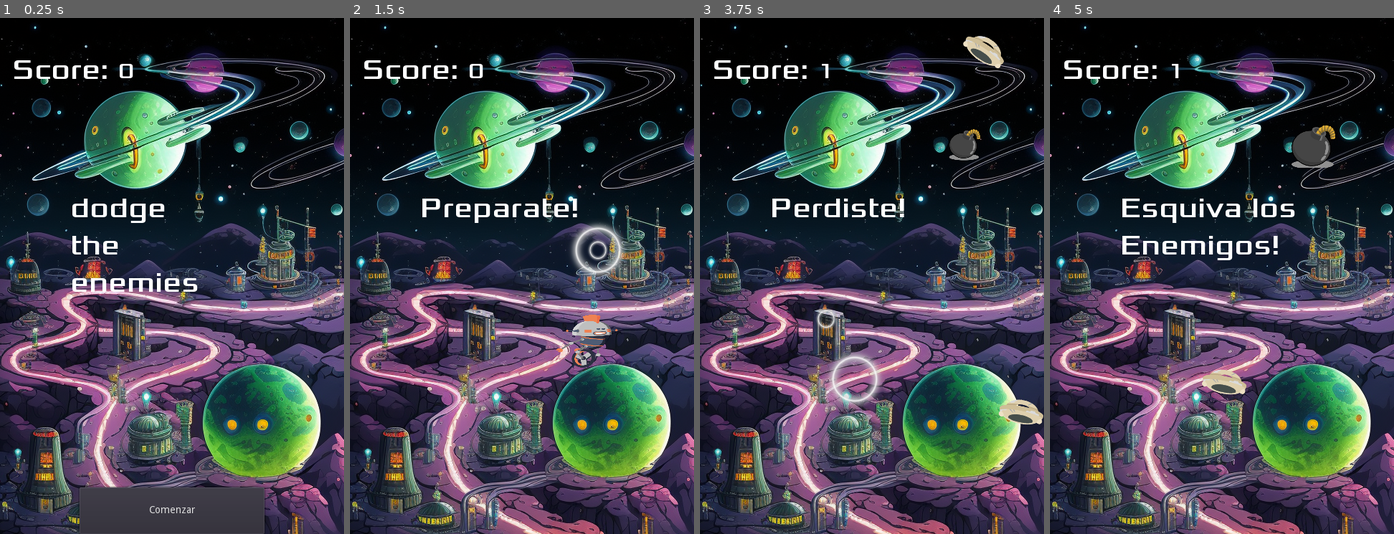
Above: before the commit, frames 1-4 (left to right).
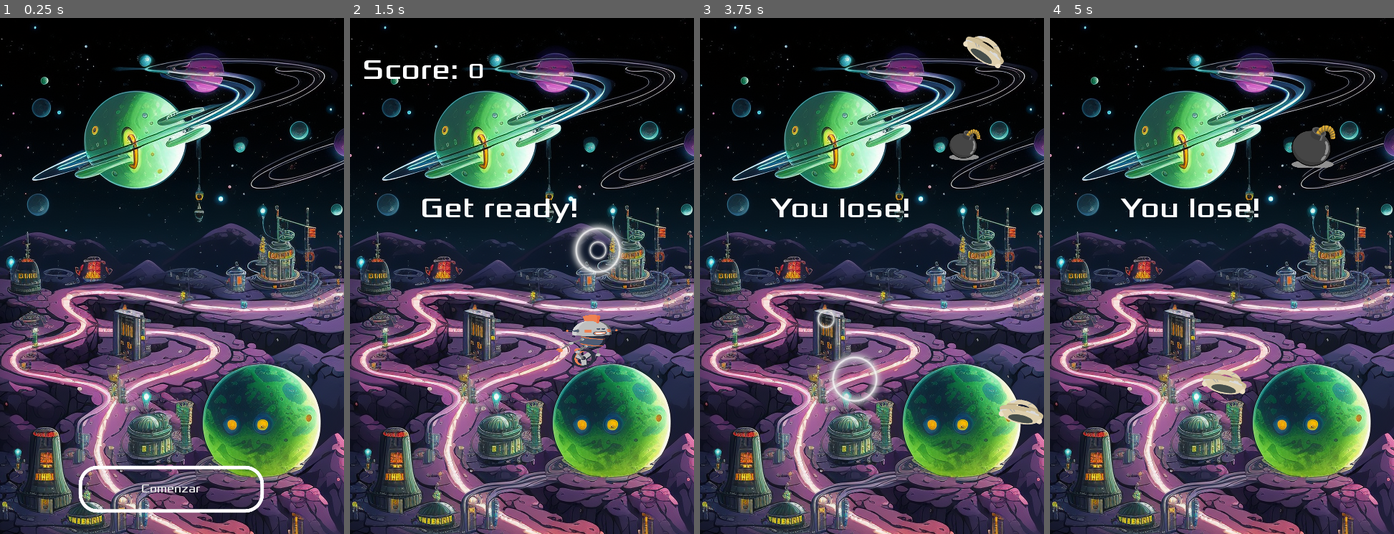
Above: after the commit, the same moments.

Repository: sebasval/game
Game: Godot game, scene res://Main.tscn
Two runs of this game, one before a commit and one after it. Both use one fixed random seed, a clock stepped at 60 frames per second and the inputs below.
Inputs (mouse positions are in pixels of both pictures, inside the frame that each line leads up to):
- Up to frame 1 (0.25 s): no input
- Up to frame 2 (1.5 s): click "Comenzar" at 0.5 s; move the mouse to (597, 250) at 1.27 s; hold Right (move_right) from 1.28 s (still down); click (597, 250) at 1.42 s
- Up to frame 3 (3.75 s): release Right (move_right) at 2 s; drag from (803, 301) to (854, 379) at 2.02 s; move the mouse to (906, 162) at 2.77 s; hold Right (move_right) 2.78-3.5 s; drag from (854, 379) to (768, 198) at 3.52 s
- Up to frame 4 (5 s): move the mouse to (1325, 353) at 4.27 s; hold Left (move_left) from 4.28 s (still down)

The runs differ from the first frame. In frame 1, 6.3% of the frame differs, in the area x 4-78%, y 8-100%; in frame 2, 0.6%; in frame 3, 1.1%; in frame 4, 1.8%.

Commit message:
change start button style

Diff:
--- a/HUD.gd
+++ b/HUD.gd
@@ -9,11 +9,9 @@
 
 
 func show_game_over():
-	show_message("Perdiste!")
+	show_message("You lose!")
 	# Wait until the MessageTimer has counted down.
 	yield($MessageTimer, "timeout")
-
-	$Message.text = "Esquiva los\nEnemigos!"
 	$Message.show()
 	# Make a one-shot timer and wait for it to finish.
 	yield(get_tree().create_timer(1), "timeout")
@@ -28,6 +26,18 @@
 
 
 func _on_StartButton_pressed():
+	showLablelsElements()
 	$StartButton.hide()
-	var main_node = get_node("/root/Main")  # Cambia la ruta según tu árbol de escena
+	var main_node = get_node("/root/Main")
 	main_node.new_game()
+
+func showLablelsElements():
+	$ScoreLabel.show()
+	$ScoreTitle.show()
+	$Message.show()
+	$StartButton.show()
+
+func hideLableElements():
+	$ScoreLabel.hide()
+	$ScoreTitle.hide()
+	$Message.hide()
--- a/HUD.tscn
+++ b/HUD.tscn
@@ -11,10 +11,40 @@
 size = 40
 font_data = ExtResource( 2 )
 
+[sub_resource type="StyleBoxFlat" id=3]
+bg_color = Color( 0.6, 0.6, 0.6, 0 )
+border_width_left = 5
+border_width_top = 5
+border_width_right = 5
+border_width_bottom = 5
+border_color = Color( 1, 1, 1, 1 )
+corner_radius_top_left = 25
+corner_radius_top_right = 25
+corner_radius_bottom_right = 25
+corner_radius_bottom_left = 25
+
+[sub_resource type="StyleBoxFlat" id=5]
+bg_color = Color( 0.6, 0.6, 0.6, 0 )
+border_width_left = 5
+border_width_top = 5
+border_width_right = 5
+corner_radius_top_left = 25
+corner_radius_top_right = 25
+corner_radius_bottom_right = 25
+corner_radius_bottom_left = 25
+
+[sub_resource type="Theme" id=4]
+Button/styles/normal = SubResource( 3 )
+Button/styles/pressed = SubResource( 5 )
+
+[sub_resource type="DynamicFont" id=6]
+font_data = ExtResource( 2 )
+
 [node name="HUD" type="CanvasLayer"]
 script = ExtResource( 1 )
 
 [node name="ScoreLabel" type="Label" parent="."]
+visible = false
 anchor_left = 0.5
 anchor_right = 0.5
 margin_left = -75.0
@@ -25,6 +55,7 @@
 text = "0"
 
 [node name="Message" type="Label" parent="."]
+visible = false
 anchor_left = 0.5
 anchor_top = 0.5
 anchor_right = 0.5
@@ -39,6 +70,7 @@
 enemies"
 
 [node name="ScoreTitle" type="Label" parent="."]
+visible = false
 anchor_left = 0.5
 anchor_top = 0.5
 anchor_right = 0.5
@@ -55,9 +87,12 @@
 anchor_top = 1.0
 anchor_right = 0.5
 anchor_bottom = 1.0
-margin_left = -129.0
-margin_top = -65.0
-margin_right = 129.0
+margin_left = -130.0
+margin_top = -95.0
+margin_right = 128.0
+margin_bottom = -30.0
+theme = SubResource( 4 )
+custom_fonts/font = SubResource( 6 )
 text = "Comenzar"
 
 [node name="MessageTimer" type="Timer" parent="."]
--- a/Main.gd
+++ b/Main.gd
@@ -39,8 +39,10 @@
 
 func game_over():
 	stop_all_timers()
+	$HUD.hideLableElements()
 	$HUD.show_game_over()
 	$Music.stop()
+	$BossMusic.stop()
 	$DeathSound.play()
 	free_specific_children()
 	reset_game_state()
@@ -59,7 +61,7 @@
 	$Player.start($StartPosition.position)
 	$StartTimer.start()
 	$HUD.update_score(score)
-	$HUD.show_message("Preparate!")
+	$HUD.show_message("Get ready!")
 	$Music.play()
 	$BossMusic.stop()
 	$BombTimer.start()
--- /dev/null
+++ b/MainMenu.tscn
@@ -0,0 +1,5 @@
+[gd_scene format=2]
+
+[node name="Node2D" type="Node2D"]
+
+[node name="TouchScreenButton" type="TouchScreenButton" parent="."]
Not shown: 1 places in HUD.tscn that only renumber resources
